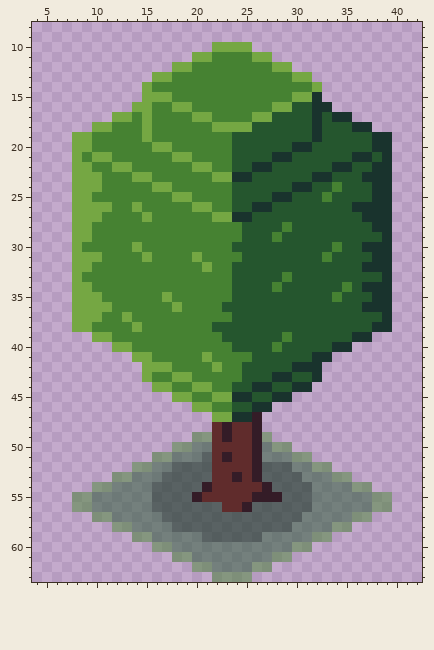
File history of a pixel-art file, assets/img/tree2.aseprite. The picture above is the old version.
48x64 pixels, 1 frame. Shown: x 4..42, y 8..63.
And afterwards:
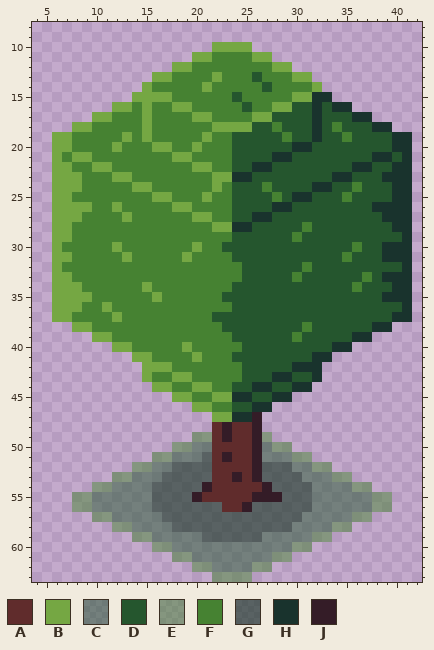
Palette (. is transparent): A #602c2c  B #75a743  C #25562e80  D #25562e  E #46823280  F #468232  G #1a3824a0  H #19332d  J #341c27
Edits made:
Changed rows in their new state; - is an unchanged pixel.
Layers "Layer 5", "Layer 4":
first column x 6:
13 ----------------B---D---------------
14 ---------------B-----D--------------
15 --------B---------D--------H--------
16 ------BBF----------D-------DHH------
17 ----BBFF--------------------DDHH----
18 --BBFF----------------F-----F-DDHH--
19 BBFF---B-------B-------F-----F--DDHH
20 BBFF--B-------B-----------------DDHH
21 BF-BFF------------------------DDH-DH
22 BBFFBBFF--------------------DDHHDDHH
23 BB-FF-BBFF----------------DDHH-DD-HH
24 BB-FF---BBFF----B----F--DDHHD-F-DDHH
25 BBFF------BBFF-B------FDHH-D-F--DDHH
26 BB--FFB-F---BBFF----DDHH------DD--HH
27 BB-FF--B-F----BBFFDDHH---------DD-HH
28 BBFF------------BBHH---D-F------DDHH
29 BBFF--------------D---D-F--------DDH
30 BFF---B-F-----B--D----------D-FDD-HH
31 BBFFF--B-F---BF---D--------D-F--D-HH
32 BFFF-----------F--F------F-----DDDDH
33 BBF---------------F----DF------F--HH
34 BB-F-----B------------D------DFDDDHH
35 BB--F-----BF-----D----------D---D-HH
36 BB-FF-------F----F-------------DDDDH
37 BBFFF-BF--------DD---------------DHH
38 --------F-------F--------F----------
39 -----------------F-----DF-----------
40 -------------B----F---D-------------
41 --------------BF--DD----------------
42 ----------------F-------------------
Changed places in both pictures, as pixel boxes (x1, y1, x2, y2):
changed: (52, 72, 412, 372)
